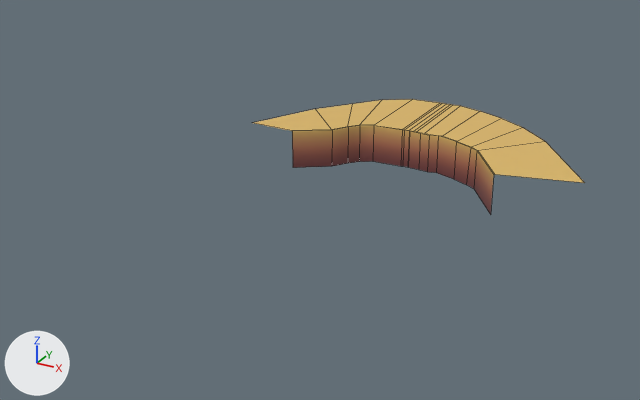
A saved change to the FBX model Assets/3D Models/World_Luan/Ground_Distance.fbx.
Both versions are drawn from a 50 mm lens placed at (24.3, -56.2, 21.6), pointed at (-3.5, -5.8, -3.6). Every picture has the same lights, and +X, +Y and +Z are marked at lower left. Mesh edges are drawn as thin lines. Where no turn or scale is listed for an object, it has been applied to the vertices.

Objects in the first picture: 'Distance'.
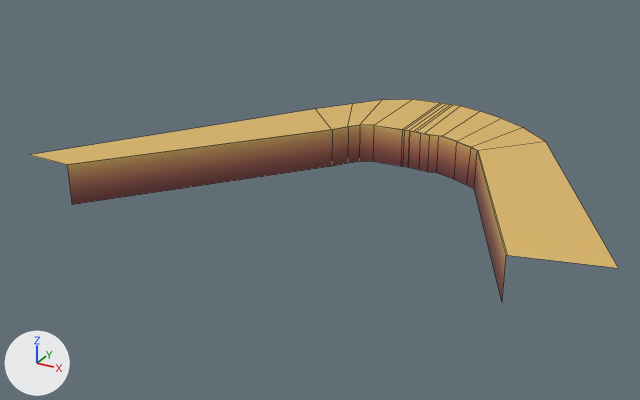
The change in detail:
me_mesh has 64 vertices, 45 faces and spans x -11.1..13.8, y -9.1..3.7, z -2.9..0.0.
me_mesh is used by ob_distance; location (0.08, 5.19, 0.0).
Before the commit, vertices of me_mesh: 44 (8.3, -9.1, 0.0) at pixel (493, 174), 45 (8.3, -9.1, 0.0) at pixel (494, 174), 46 (13.8, -7.7, 0.0) at pixel (584, 182), 47 (8.3, -9.1, -2.9) at pixel (490, 214).
Before the commit, vertices of me_mesh: 60 (-7.5, -8.1, 0.0) at pixel (292, 131), 61 (-7.5, -8.0, 0.0) at pixel (292, 130), 62 (-11.1, -7.9, 0.0), 63 (-7.5, -8.1, -2.9) at pixel (292, 167).
Part 1, on me_mesh:
Vertices 44 to 47 of me_mesh move by (4.3, -10.7, 0.0).
Part 2, on me_mesh:
Vertices 60 to 63 of me_mesh move by (-9.7, -13.1, 0.0).

Pixel boxes [x1, y1, x2, y2] of what changed, in the pictures (640 x 400 px; the box of a moved part takes in the faces that stretch with it):
'Distance', reshaped (77% wider, 74% taller)
    before: [254, 99, 585, 215]
    after: [31, 99, 618, 302]
part 1 of me_mesh, moved or reshaped
    before: [474, 141, 585, 215]
    after: [474, 141, 618, 302]
part 2 of me_mesh, moved or reshaped
    before: [254, 109, 332, 168]
    after: [31, 109, 332, 205]
